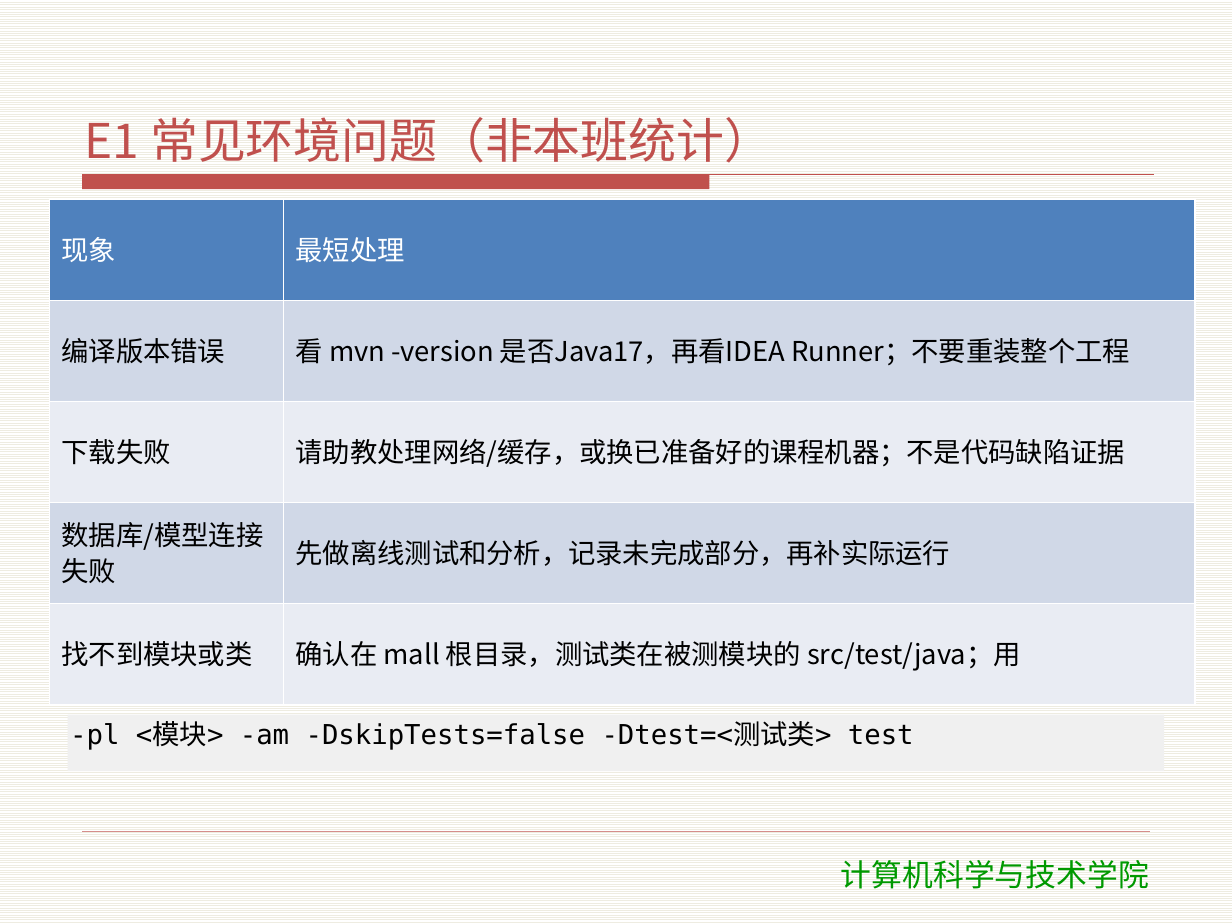
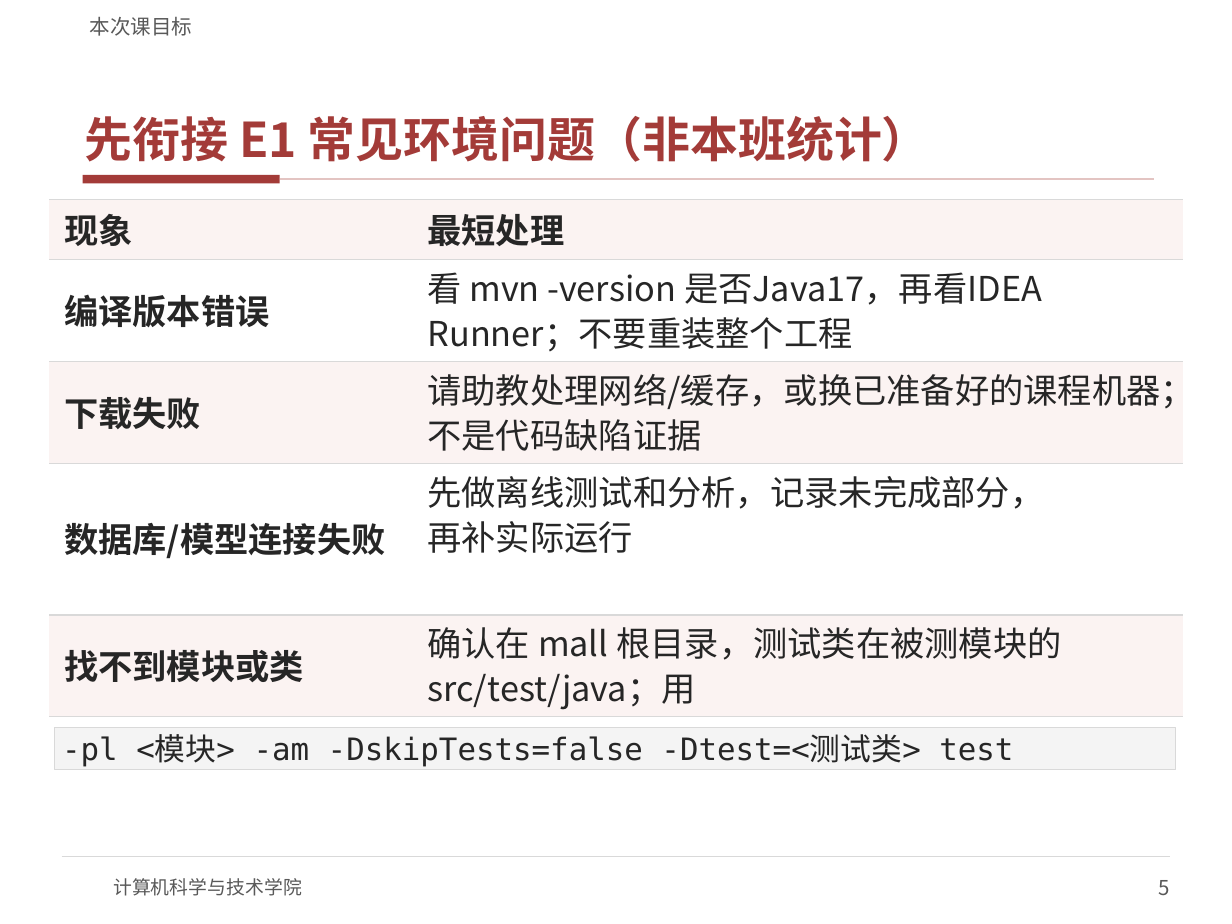
Before and after one commit to meng004/mall, a slide deck: slide 5 of SDC/教学资料/课件/T2-运行环境.pptx (slide 3 before the commit). Drawn at 1232x924 pixels with LibreOffice and Linux fonts; fonts in the diff are those of the drawing; background and template pictures are left out. Boxes give left, top, right and bottom in pixels: in the first picture for what was removed or moved away, otherwise in the second. Text is boxed around its words. In the diff, an @@ line names an element or a change of style, - is before the commit and + after.

```diff
--- a/SDC/教学资料/课件/T2-运行环境.pptx
+++ b/SDC/教学资料/课件/T2-运行环境.pptx
@@ background pattern #EEECE1 on #FFFFFF to #FFFFFF @@
@@ text added at box(90, 17, 193, 36), 12 pt, text #595959 @@
+本次课目标
@@ title at box(85, 116, 930, 162): text changed; text colour #C0504D to #A33B38; bold on @@
-E1 常见环境问题（非本班统计）
+先衔接 E1 常见环境问题（非本班统计）
@@ freeform shape removed at box(83, 175, 1154, 190) @@
@@ rectangle added at box(83, 175, 280, 184), fill #A33B38 @@
@@ table at box(49, 200, 1183, 714) @@
-row 4, column 2: 先做离线测试和分析，记录未完成部分，再补实际运行
+row 4, column 2: 先做离线测试和分析，记录未完成部分， 再补实际运行
@@ fill #4F81BD to #FBF3F2 in row 1 @@
@@ fill #D0D8E8 to #FFFFFF in 4 cells @@
@@ fill #E9EDF4 to #FBF3F2 in 4 cells @@
@@ size 16 to 20 pt in "现象", "最短处理", "编译版本错误", "看 mvn -version 是否Java17，再看IDEA Runner；不要重装整个工程" and 5 more places @@
@@ text colour #FFFFFF to #262626 in "现象", "最短处理" @@
@@ bold on in "现象", "最短处理", "编译版本错误", "下载失败" and 2 more places @@
@@ text colour #000000 to #262626 in "编译版本错误", "看 mvn -version 是否Java17，再看IDEA Runner；不要重装整个工程", "下载失败", "请助教处理网络/缓存，或换已准备好的课程机器；不是代码缺陷证据" and 3 more places @@
@@ less space between paragraphs @@
@@ borders changed @@
@@ table: place and size @@
-table at box(49, 200, 1195, 705)
+table at box(49, 200, 1183, 714)
@@ line added from (280, 180) to (1154, 180), #E3C4C2 1 pt @@
@@ rectangle "-pl <模块> -am -DskipTests=false -Dtest=<测试类> ...": place and size @@
-rectangle "-pl <模块> -am -DskipTests=false -Dtest=<测试类> ..." at box(68, 715, 1164, 771)
+rectangle "-pl <模块> -am -DskipTests=false -Dtest=<测试类> ..." at box(54, 727, 1175, 769)
@@ rectangle "-pl <模块> -am -DskipTests=false -Dtest=<测试类> ..." at box(54, 727, 1175, 769): size 16 to 18 pt, text colour #000000 to #262626; less space between paragraphs; fill #F0F0F0 to #F4F4F4; outline none to #D9D9D9 0.75 pt @@
@@ line moved from (83, 832) - (1149, 832) to (62, 856) - (1170, 856) @@
@@ line (62, 856) - (1170, 856): stroke #C0504D 0.25 pt to #D9D9D9 0.75 pt @@
@@ text "计算机科学与技术学院": place and size @@
-text "计算机科学与技术学院" at box(841, 860, 1149, 889)
+text "计算机科学与技术学院" at box(113, 878, 302, 896)
@@ text "计算机科学与技术学院" at box(113, 878, 302, 896): size 18 to 11 pt, font DejaVu Sans to Noto Sans CJK SC, text colour #009900 to #595959; alignment centre to left; less space between paragraphs; vertical alignment top to middle @@
@@ page number added at box(1159, 880, 1170, 895), 12 pt, text #595959 @@
+5
```
Also in this commit, not shown: 15 other slides changed, 46 slides added, 20 slides removed, 19 other files.
